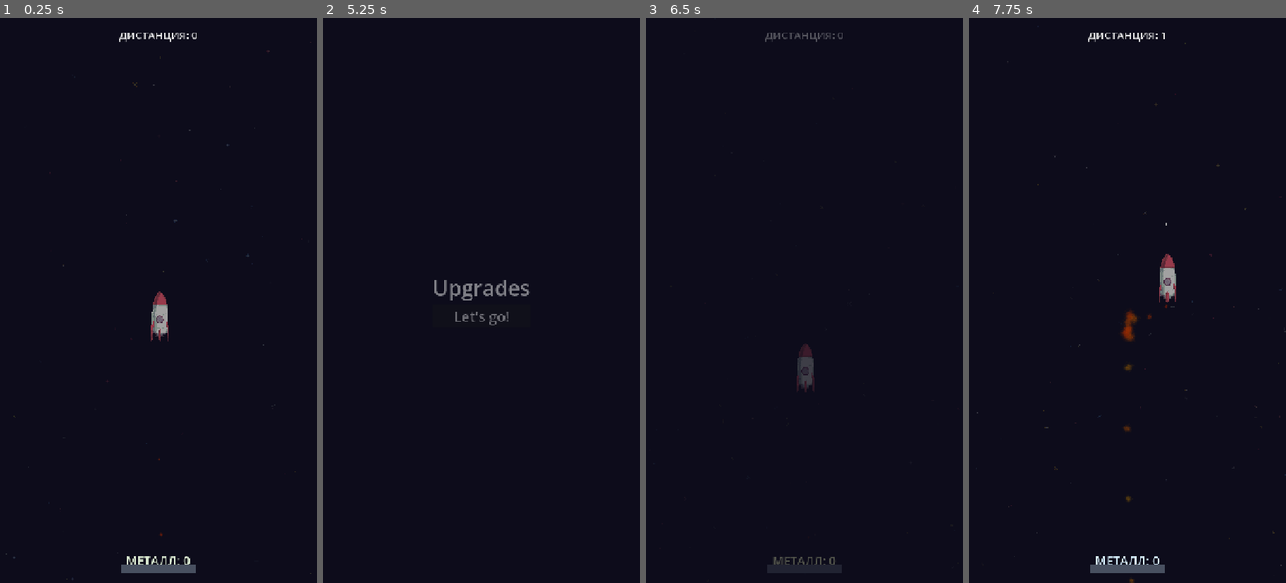
Above: before the commit, frames 1-4 (left to right).
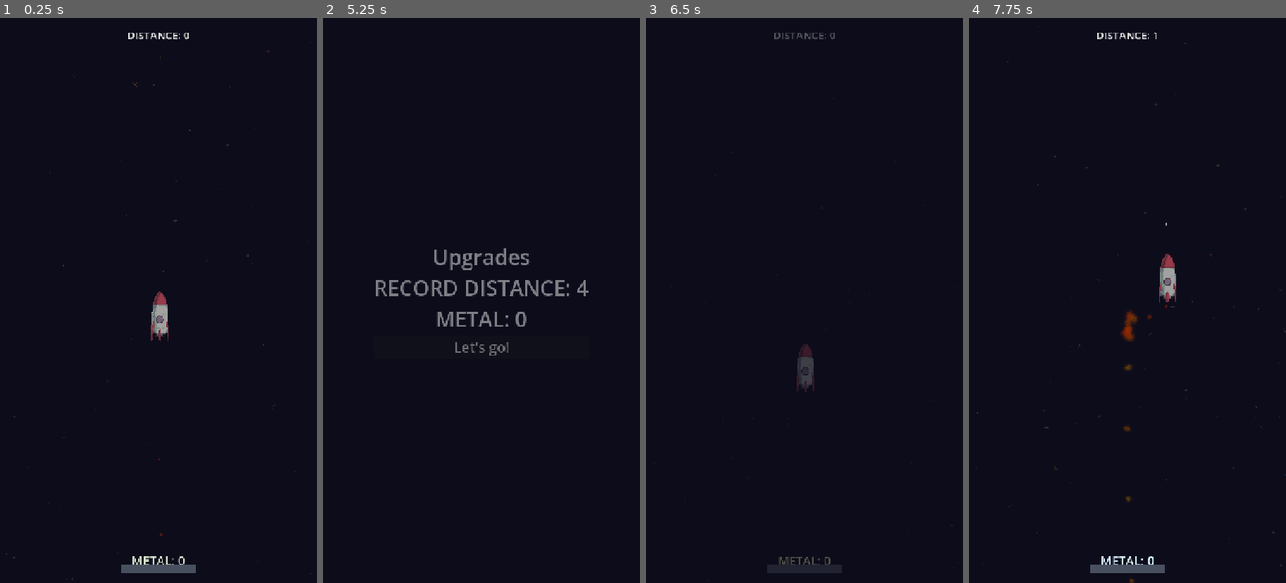
Above: after the commit, the same moments.

Repository: Minemaster656/closed-space-arcade
Game: Godot game, scene res://assets/scenes/game.tscn
The game is run twice, just before and just after one commit, with the same random seed, the same clock (stepped at 60 frames per second) and the same inputs.
Inputs (mouse positions are in pixels of both pictures, inside the frame that each line leads up to):
- Up to frame 1 (0.25 s): no input
- Up to frame 2 (5.25 s): move the mouse to (551, 272) at 0.52 s; click (551, 272) at 0.67 s; drag from (418, 328) to (481, 102) at 1.27 s; move the mouse to (513, 176) at 2.02 s; click (513, 176) at 2.17 s; drag from (465, 413) to (478, 29) at 2.77 s; move the mouse to (576, 385) at 3.52 s; click (576, 385) at 3.67 s; drag from (386, 215) to (433, 159) at 4.27 s; move the mouse to (497, 300) at 5.02 s; click (497, 300) at 5.17 s
- Up to frame 3 (6.5 s): click "Let's go!" at 5.75 s
- Up to frame 4 (7.75 s): drag from (1079, 159) to (1064, 328) at 6.52 s; move the mouse to (1197, 272) at 7.27 s; click (1197, 272) at 7.42 s

The runs differ from the first frame. In frame 1, 0.4% of the frame differs, in the area x 37-62%, y 2-97%; in frame 2, 1.8%, in the area x 16-84%, y 40-60%; in frame 3, 0.3%; in frame 4, 0.4%.

Commit message:
fixes

Diff:
--- a/assets/localization/en.csv
+++ b/assets/localization/en.csv
@@ -1,3 +1,6 @@
 keys,en,ru
 meta_title,Upgrades,Улучшения
 meta_play,Let's go!,Поехали!
+ui_metal,"METAL: %d","МЕТАЛЛ: %d"
+ui_distance,"DISTANCE: %d","ДИСТАНЦИЯ: %d"
+meta_record_distance,"RECORD DISTANCE: %d","РЕКОРД ДИСТАНЦИЯ: %d"
--- a/assets/scenes/game.tscn
+++ b/assets/scenes/game.tscn
@@ -89,7 +89,7 @@
 grow_vertical = 0
 theme_override_colors/font_color = Color(0.85, 0.95, 1, 1)
 theme_override_font_sizes/font_size = 28
-text = "МЕТАЛЛ: 0"
+text = "ui_metal"
 horizontal_alignment = 1
 vertical_alignment = 1
 script = ExtResource("12_metal")
@@ -104,7 +104,7 @@
 offset_bottom = 50.0
 theme_override_colors/font_color = Color(0.9, 0.9, 0.9, 1)
 theme_override_font_sizes/font_size = 24
-text = "ДИСТАНЦИЯ: 0"
+text = "ui_distance"
 horizontal_alignment = 1
 vertical_alignment = 1
 
--- a/assets/scripts/entity/asteroid.gd
+++ b/assets/scripts/entity/asteroid.gd
@@ -216,15 +216,37 @@
 
 func _shatter() -> void:
     _dead = true
-    if type.child_type != null and is_instance_valid(pool) and type.child_max > 0:
-        var count := randi_range(type.child_min, type.child_max)
-        for i in count:
-            var angle := TAU * (float(i) / float(count)) + randf_range(-0.35, 0.35)
-            var offset := Vector2.from_angle(angle) * type.collision_radius * 0.5
-            var child_direction := (_direction + Vector2.from_angle(angle) * 0.8).normalized()
-            var child_speed := randf_range(type.child_type.min_speed, type.child_type.max_speed)
-            pool.spawn(type.child_type, global_position + offset, child_direction, child_speed)
+    var event := {
+        "asteroid": self,
+        "type": type,
+        "type_id": type.id if type != null else &"",
+        "position": global_position,
+        "direction": _direction,
+        "speed": _speed,
+        "child_type": type.child_type if type != null else null,
+        "child_min": type.child_min if type != null else 0,
+        "child_max": type.child_max if type != null else 0,
+        "handled": false,
+    }
+    GameState.meteor_shatter_requested.emit(event)
+    if not event.get("handled", false):
+        _spawn_shatter_children(event)
     despawned.emit(self)
+
+
+func _spawn_shatter_children(event: Dictionary = {}) -> void:
+    var ctype: AsteroidType = event.get("child_type", type.child_type if type != null else null)
+    var cmin: int = int(event.get("child_min", type.child_min if type != null else 0))
+    var cmax: int = int(event.get("child_max", type.child_max if type != null else 0))
+    if ctype == null or not is_instance_valid(pool) or cmax <= 0:
+        return
+    var count := randi_range(cmin, cmax)
+    for i in count:
+        var angle := TAU * (float(i) / float(count)) + randf_range(-0.35, 0.35)
+        var offset := Vector2.from_angle(angle) * type.collision_radius * 0.5
+        var child_direction := (_direction + Vector2.from_angle(angle) * 0.8).normalized()
+        var child_speed := randf_range(ctype.min_speed, ctype.max_speed)
+        pool.spawn(ctype, global_position + offset, child_direction, child_speed)
 
 
 func _update_magnet(delta: float) -> void:
--- a/assets/scripts/entity/bullet.gd
+++ b/assets/scripts/entity/bullet.gd
@@ -41,6 +41,12 @@
 	if not area.has_method("take_damage"):
 		return
 
+	GameState.projectile_hit_meteor.emit({
+		"bullet": self,
+		"target": area,
+		"damage": damage,
+		"position": global_position,
+	})
 	area.take_damage(damage)
 	_dispose()
 
--- a/assets/scripts/entity/rocket.gd
+++ b/assets/scripts/entity/rocket.gd
@@ -68,6 +68,13 @@
 
 	bullet.speed = bullet_speed
 	bullet.damage = damage
+	GameState.shot_fired.emit({
+		"rocket": self,
+		"bullet": bullet,
+		"position": _shoot_point.global_position,
+		"direction": -_shoot_point.global_transform.y.normalized(),
+		"damage": damage,
+	})
 
 
 func _on_hurtbox_area_entered(area: Area2D) -> void:
@@ -91,6 +98,15 @@
 
 	if area.is_in_group("collision_damage"):
 		print("ROCKET HIT area=", area.name, " type=", tid, " groups=", area.get_groups(), " parent=", area.get_parent())
+		var hit_damage := 1.0
+		if asteroid != null and asteroid.type != null:
+			hit_damage = asteroid.type.damage
+		GameState.damage_taken.emit({
+			"target": self,
+			"source": area,
+			"damage": hit_damage,
+			"position": global_position,
+		})
 		if OS.has_environment("ROCKET_TEST_NODEATH"):
 			return
 		_death_pending = true
--- a/assets/scripts/game.gd
+++ b/assets/scripts/game.gd
@@ -77,7 +77,7 @@
     asteroid_pool.speed_multiplier = mult
 
     _distance += mult * _delta
-    score_label.text = "ДИСТАНЦИЯ: %d" % int(_distance)
+    score_label.text = tr("ui_distance") % int(_distance)
 
 
 func _danger_multiplier(danger: float) -> float:
@@ -121,6 +121,8 @@
 
 
 func _on_rocket_died() -> void:
+    GameState.submit_distance(_distance)
+    GameState.save()
     asteroid_spawner.stop()
     _begin_meta_progression()
 
--- a/assets/scripts/globals/game_state.gd
+++ b/assets/scripts/globals/game_state.gd
@@ -1,8 +1,25 @@
 extends Node
 
 signal metal_changed(total: int)
+signal record_distance_changed(value: float)
+signal record_metal_changed(value: int)
+
+# Gameplay events (interceptable/modifiable by perks via listeners)
+signal damage_taken(event: Dictionary)
+signal shot_fired(event: Dictionary)
+signal projectile_hit_meteor(event: Dictionary)
+signal meteor_shatter_requested(event: Dictionary)
+
+const SAVE_PATH := "user://save.cfg"
+const SAVE_SECTION := "records"
 
 var metal: int = 0
+var record_distance: float = 0.0
+var record_metal: int = 0
+
+
+func _ready() -> void:
+	load_save()
 
 
 func add_metal(amount: int = 1) -> void:
@@ -10,8 +27,42 @@
 		return
 	metal += amount
 	metal_changed.emit(metal)
+	_update_record_metal(metal)
 
 
 func reset_metal() -> void:
 	metal = 0
 	metal_changed.emit(metal)
+
+
+func submit_distance(distance: float) -> void:
+	if distance <= record_distance:
+		return
+	record_distance = distance
+	record_distance_changed.emit(record_distance)
+	save()
+
+
+func _update_record_metal(value: int) -> void:
+	if value <= record_metal:
+		return
+	record_metal = value
+	record_metal_changed.emit(record_metal)
+	save()
+
+
+func save() -> void:
+	var cfg := ConfigFile.new()
+	cfg.set_value(SAVE_SECTION, "record_distance", record_distance)
+	cfg.set_value(SAVE_SECTION, "metal", metal)
+	cfg.set_value(SAVE_SECTION, "record_metal", record_metal)
+	cfg.save(SAVE_PATH)
+
+
+func load_save() -> void:
+	var cfg := ConfigFile.new()
+	if cfg.load(SAVE_PATH) != OK:
+		return
+	record_distance = float(cfg.get_value(SAVE_SECTION, "record_distance", 0.0))
+	metal = int(cfg.get_value(SAVE_SECTION, "metal", 0))
+	record_metal = int(cfg.get_value(SAVE_SECTION, "record_metal", 0))
--- a/assets/scripts/ui/meta_progression.gd
+++ b/assets/scripts/ui/meta_progression.gd
@@ -11,8 +11,12 @@
 
 func _ready() -> void:
 	Music.play("progression")
-	_title.text = tr("meta_title")
 	_play_button.text = tr("meta_play")
+	_title.text = "%s\n%s\n%s" % [
+		tr("meta_title"),
+		tr("meta_record_distance") % int(GameState.record_distance),
+		tr("ui_metal") % GameState.metal,
+	]
 	_play_button.pressed.connect(_on_play_pressed)
 
 
--- a/assets/scripts/ui/metal_counter.gd
+++ b/assets/scripts/ui/metal_counter.gd
@@ -1,6 +1,6 @@
 extends Label
 
-@export var prefix: String = "МЕТАЛЛ: "
+@export var prefix_key: String = "ui_metal"
 @export var punch_scale: float = 1.25
 @export var flash_color: Color = Color(1.0, 0.85, 0.35, 1.0)
 
@@ -14,7 +14,7 @@
 
 
 func _refresh(value: int) -> void:
-	text = "%s%d" % [prefix, value]
+	text = tr(prefix_key) % value
 	_update_pivot()
 
 	if _tween != null and _tween.is_valid():
